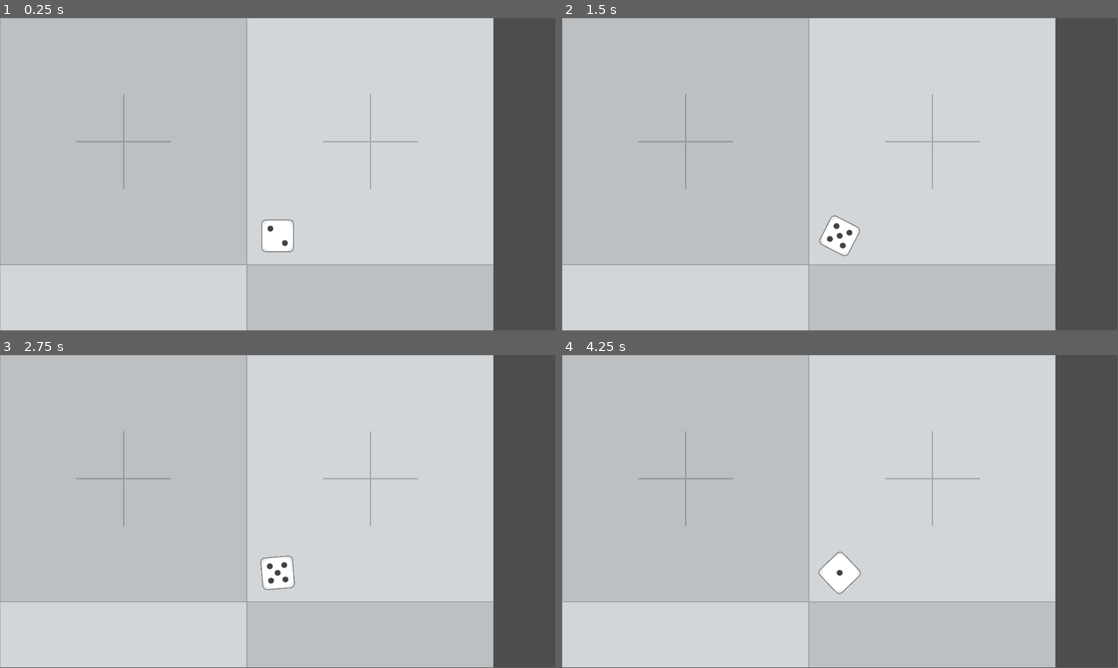
Above: before the commit, frames 1-4 (two rows, left to right).
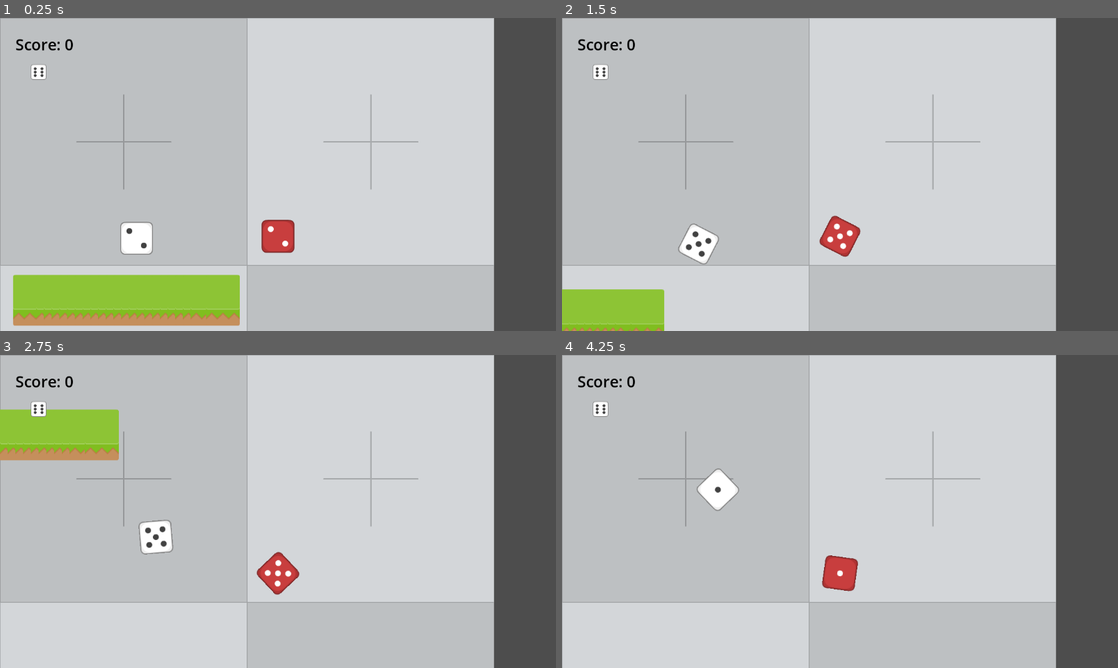
Above: after the commit, the same moments.

Repository: AlexDarigan/GMTK2022
Game: Godot game, scene res://game/game.tscn
The game is run twice, just before and just after one commit, with the same random seed, the same clock (stepped at 60 frames per second) and the same inputs.
Inputs:
- Up to frame 1 (0.25 s): no input
- Up to frame 2 (1.5 s): hold D (move_right) from 0.53 s (still down); tap Space (jump) at 0.77 s
- Up to frame 3 (2.75 s): tap Space (jump) at 1.52 s; release D (move_right) at 2.03 s; hold A (move_left) from 2.03 s (still down)
- Up to frame 4 (4.25 s): release A (move_left) at 2.78 s; hold D (move_right) from 2.78 s (still down); tap Space (jump) at 3.02, 3.77 s
In our replay, the window is 799x449 before the commit and 800x450 after it. These sizes can differ from the game's own. Grey fills any space a smaller window leaves; there, only what the larger window draws over its background counts as a difference.

The runs differ from the first frame. In frame 1, 9.0% of the frame differs, in the area x 0-89%, y 0-100%; in frame 2, 4.7%; in frame 3, 5.8%; in frame 4, 2.4%.

Commit message:
Figure out tilemaps

Diff:
--- /dev/null
+++ b/enemy/enemy.tscn
@@ -0,0 +1,47 @@
+[gd_scene load_steps=16 format=3 uid="uid://dyolpqa0u5u35"]
+
+[ext_resource type="Script" path="res://player/player.gd" id="1_es5xq"]
+[ext_resource type="Texture2D" uid="uid://dstv0p6s1nrh5" path="res://enemy/sprites/1.png" id="2_q4asa"]
+[ext_resource type="Texture2D" uid="uid://64cbqfjvck6w" path="res://player/sprites/1.png" id="2_sgnoi"]
+[ext_resource type="Texture2D" uid="uid://bxxuhmuwmt574" path="res://enemy/sprites/2.png" id="3_l5eu1"]
+[ext_resource type="Texture2D" uid="uid://cu7ou0ghg25h4" path="res://player/sprites/2.png" id="3_w5u3r"]
+[ext_resource type="Texture2D" uid="uid://cit3nliktqdyo" path="res://enemy/sprites/3.png" id="4_5y66j"]
+[ext_resource type="Texture2D" uid="uid://ddk0ntiqawiq8" path="res://player/sprites/3.png" id="4_jhoio"]
+[ext_resource type="Texture2D" uid="uid://2veh43qk4jh7" path="res://enemy/sprites/4.png" id="5_f8dyp"]
+[ext_resource type="Texture2D" uid="uid://dtilpejnx11b8" path="res://player/sprites/4.png" id="5_stp8k"]
+[ext_resource type="Texture2D" uid="uid://b4pugk74wnthq" path="res://enemy/sprites/5.png" id="6_0lqvg"]
+[ext_resource type="Texture2D" uid="uid://ceo56a7cptwx7" path="res://player/sprites/5.png" id="6_t4w6l"]
+[ext_resource type="Texture2D" uid="uid://cuvpwso3n4tuw" path="res://player/sprites/6.png" id="7_jj63g"]
+[ext_resource type="Texture2D" uid="uid://d4bnsarfsjwbr" path="res://enemy/sprites/6.png" id="7_y7m1h"]
+
+[sub_resource type="SpriteFrames" id="SpriteFrames_m3e63"]
+animations = [{
+"frames": [ExtResource("2_q4asa"), ExtResource("3_l5eu1"), ExtResource("4_5y66j"), ExtResource("5_f8dyp"), ExtResource("6_0lqvg"), ExtResource("7_y7m1h")],
+"loop": true,
+"name": &"EnemyDice",
+"speed": 5.0
+}, {
+"frames": [ExtResource("2_sgnoi"), ExtResource("3_w5u3r"), ExtResource("4_jhoio"), ExtResource("5_stp8k"), ExtResource("6_t4w6l"), ExtResource("7_jj63g")],
+"loop": true,
+"name": &"PlayerDice",
+"speed": 5.0
+}]
+
+[sub_resource type="RectangleShape2D" id="RectangleShape2D_7c6ee"]
+size = Vector2(54, 64)
+
+[node name="Enemy" type="CharacterBody2D" node_paths=PackedStringArray("sprite")]
+script = ExtResource("1_es5xq")
+sprite = NodePath("AnimatedSprite2D")
+faces = [ExtResource("2_q4asa"), ExtResource("3_l5eu1"), ExtResource("4_5y66j"), ExtResource("5_f8dyp"), ExtResource("6_0lqvg"), ExtResource("7_y7m1h")]
+
+[node name="AnimatedSprite2D" type="AnimatedSprite2D" parent="."]
+frames = SubResource("SpriteFrames_m3e63")
+animation = &"EnemyDice"
+
+[node name="CollisionShape2D" type="CollisionShape2D" parent="."]
+shape = SubResource("RectangleShape2D_7c6ee")
+
+[node name="Camera2D" type="Camera2D" parent="."]
+position = Vector2(0, -128)
+current = true
--- a/game/game.tscn
+++ b/game/game.tscn
@@ -1,8 +1,25 @@
-[gd_scene load_steps=4 format=3 uid="uid://b8cp28ei7si6n"]
+[gd_scene load_steps=11 format=3 uid="uid://b8tgff67thour"]
 
 [ext_resource type="PackedScene" uid="uid://c0i7cxatdhh75" path="res://platform/platform.tscn" id="1_paqie"]
+[ext_resource type="PackedScene" uid="uid://dyolpqa0u5u35" path="res://enemy/enemy.tscn" id="2_8ucfk"]
 [ext_resource type="PackedScene" uid="uid://cjtm111wewqus" path="res://player/player.tscn" id="2_dktjk"]
 [ext_resource type="Texture2D" uid="uid://dv7p4dfll0klw" path="res://game/sprites/background.png" id="3_w8ahy"]
+[ext_resource type="Texture2D" uid="uid://cuvpwso3n4tuw" path="res://player/sprites/6.png" id="4_u8ayv"]
+[ext_resource type="AudioStream" uid="uid://b57j1hte2le1y" path="res://game/bgm/Infinite Descent.ogg" id="5_oxm2e"]
+[ext_resource type="PackedScene" uid="uid://b2hu0u7nr2y4a" path="res://terrain/node_2d.tscn" id="7_e0lx2"]
+
+[sub_resource type="StyleBoxFlat" id="StyleBoxFlat_ryipo"]
+content_margin_left = 64.0
+content_margin_top = 32.0
+content_margin_right = 0.0
+content_margin_bottom = 0.0
+draw_center = false
+
+[sub_resource type="TileSetScenesCollectionSource" id="TileSetScenesCollectionSource_772iq"]
+scenes/1/scene = ExtResource("7_e0lx2")
+
+[sub_resource type="TileSet" id="TileSet_2g77n"]
+sources/0 = SubResource("TileSetScenesCollectionSource_772iq")
 
 [node name="game" type="Node2D"]
 
@@ -11,6 +28,9 @@
 
 [node name="Platform2" parent="." instance=ExtResource("1_paqie")]
 position = Vector2(513, 552)
+
+[node name="Enemy" parent="Platform2" instance=ExtResource("2_8ucfk")]
+position = Vector2(9, -85)
 
 [node name="Platform3" parent="." instance=ExtResource("1_paqie")]
 position = Vector2(1602, 574)
@@ -29,13 +49,40 @@
 
 [node name="ParallaxBackground" type="CanvasLayer" parent="."]
 layer = -1
-follow_viewport_scale = 2.0
 
 [node name="Background" type="Sprite2D" parent="ParallaxBackground"]
 texture_repeat = 2
 texture = ExtResource("3_w8ahy")
 centered = false
 
-[node name="ParallaxLayer" type="ParallaxLayer" parent="ParallaxBackground"]
-texture_repeat = 2
-motion_scale = Vector2(2, 2)
+[node name="UI" type="CanvasLayer" parent="."]
+layer = 10
+
+[node name="Score" type="Label" parent="UI"]
+offset_right = 137.0
+offset_bottom = 64.0
+theme_override_colors/font_color = Color(0, 0, 0, 1)
+theme_override_font_sizes/font_size = 32
+theme_override_styles/normal = SubResource("StyleBoxFlat_ryipo")
+text = "Score: 0"
+horizontal_alignment = 1
+vertical_alignment = 1
+
+[node name="Lives" type="TextureRect" parent="UI"]
+offset_left = 64.0
+offset_top = 96.0
+offset_right = 96.0
+offset_bottom = 128.0
+texture = ExtResource("4_u8ayv")
+ignore_texture_size = true
+metadata/_edit_use_custom_anchors = true
+
+[node name="BGM" type="AudioStreamPlayer" parent="."]
+stream = ExtResource("5_oxm2e")
+autoplay = true
+
+[node name="Terrain" type="TileMap" parent="."]
+tile_set = SubResource("TileSet_2g77n")
+cell_quadrant_size = 64
+format = 2
+layer_0/tile_data = PackedInt32Array(2555904, 0, 65536, 2555907, 0, 65536, 2555908, 0, 65536, 2555909, 0, 65536, 2555910, 0, 65536, 2555911, 0, 65536, 2555912, 0, 65536, 2555913, 0, 65536, 2555914, 0, 65536, 2555915, 0, 65536, 2555916, 0, 65536, 2555917, 0, 65536, 2555918, 0, 65536, 2555919, 0, 65536, 2555920, 0, 65536, 2555921, 0, 65536, 2555922, 0, 65536, 2555923, 0, 65536, 2555924, 0, 65536, 2555925, 0, 65536, 2555926, 0, 65536, 2555927, 0, 65536, 2555929, 0, 65536)
--- a/player/player.tscn
+++ b/player/player.tscn
@@ -7,12 +7,23 @@
 [ext_resource type="Texture2D" uid="uid://dtilpejnx11b8" path="res://player/sprites/4.png" id="5_m34ue"]
 [ext_resource type="Texture2D" uid="uid://ceo56a7cptwx7" path="res://player/sprites/5.png" id="6_1n251"]
 [ext_resource type="Texture2D" uid="uid://cuvpwso3n4tuw" path="res://player/sprites/6.png" id="7_l7m3a"]
+[ext_resource type="Texture2D" uid="uid://dstv0p6s1nrh5" path="res://enemy/sprites/1.png" id="8_2tbsm"]
+[ext_resource type="Texture2D" uid="uid://bxxuhmuwmt574" path="res://enemy/sprites/2.png" id="9_5hrca"]
+[ext_resource type="Texture2D" uid="uid://cit3nliktqdyo" path="res://enemy/sprites/3.png" id="10_ivcv8"]
+[ext_resource type="Texture2D" uid="uid://2veh43qk4jh7" path="res://enemy/sprites/4.png" id="11_shgw3"]
+[ext_resource type="Texture2D" uid="uid://b4pugk74wnthq" path="res://enemy/sprites/5.png" id="12_tc5ve"]
+[ext_resource type="Texture2D" uid="uid://d4bnsarfsjwbr" path="res://enemy/sprites/6.png" id="13_62exv"]
 
 [sub_resource type="SpriteFrames" id="SpriteFrames_m3e63"]
 animations = [{
+"frames": [ExtResource("8_2tbsm"), ExtResource("9_5hrca"), ExtResource("10_ivcv8"), ExtResource("11_shgw3"), ExtResource("12_tc5ve"), ExtResource("13_62exv")],
+"loop": true,
+"name": &"EnemyDice",
+"speed": 5.0
+}, {
 "frames": [ExtResource("2_w0a7x"), ExtResource("3_mo2by"), ExtResource("4_ym4nd"), ExtResource("5_m34ue"), ExtResource("6_1n251"), ExtResource("7_l7m3a")],
 "loop": true,
-"name": &"default",
+"name": &"PlayerDice",
 "speed": 5.0
 }]
 
@@ -26,6 +37,7 @@
 
 [node name="AnimatedSprite2D" type="AnimatedSprite2D" parent="."]
 frames = SubResource("SpriteFrames_m3e63")
+animation = &"PlayerDice"
 
 [node name="CollisionShape2D" type="CollisionShape2D" parent="."]
 shape = SubResource("RectangleShape2D_7c6ee")
--- a/project.godot
+++ b/project.godot
@@ -14,6 +14,10 @@
 run/main_scene="res://game/game.tscn"
 config/features=PackedStringArray("4.0", "Vulkan Clustered")
 config/icon="res://icon.png"
+
+[display]
+
+window/stretch/mode="viewport"
 
 [input]
 
--- /dev/null
+++ b/terrain/node_2d.tscn
@@ -0,0 +1,17 @@
+[gd_scene load_steps=3 format=3 uid="uid://b2hu0u7nr2y4a"]
+
+[ext_resource type="Texture2D" uid="uid://dma5v6bpb31w7" path="res://terrain/grass.png" id="1_cnigk"]
+
+[sub_resource type="RectangleShape2D" id="RectangleShape2D_qfw4c"]
+size = Vector2(77, 64)
+
+[node name="Node2D" type="Node2D"]
+
+[node name="StaticBody2D" type="StaticBody2D" parent="."]
+
+[node name="Sprite2D" type="Sprite2D" parent="StaticBody2D"]
+texture = ExtResource("1_cnigk")
+
+[node name="CollisionShape2D" type="CollisionShape2D" parent="StaticBody2D"]
+position = Vector2(1.5, -22)
+shape = SubResource("RectangleShape2D_qfw4c")
--- /dev/null
+++ b/terrain/terrain.tscn
@@ -0,0 +1,14 @@
+[gd_scene load_steps=4 format=3 uid="uid://dn1l8ufe3dwgg"]
+
+[ext_resource type="PackedScene" uid="uid://b2hu0u7nr2y4a" path="res://terrain/node_2d.tscn" id="1_x13ba"]
+
+[sub_resource type="TileSetScenesCollectionSource" id="TileSetScenesCollectionSource_772iq"]
+scenes/1/scene = ExtResource("1_x13ba")
+
+[sub_resource type="TileSet" id="TileSet_2g77n"]
+sources/0 = SubResource("TileSetScenesCollectionSource_772iq")
+
+[node name="Terrain" type="TileMap"]
+tile_set = SubResource("TileSet_2g77n")
+cell_quadrant_size = 64
+format = 2
Binary file added: enemy/sprites/1.png
Not shown, added: enemy/sprites/1.png.import
Binary file added: enemy/sprites/2.png
Not shown, added: enemy/sprites/2.png.import
Binary file added: enemy/sprites/3.png
Not shown, added: enemy/sprites/3.png.import
Binary file added: enemy/sprites/4.png
Not shown, added: enemy/sprites/4.png.import
Binary file added: enemy/sprites/5.png
Not shown, added: enemy/sprites/5.png.import
Binary file added: enemy/sprites/6.png
Not shown, added: enemy/sprites/6.png.import
(and 11 more such lines)
